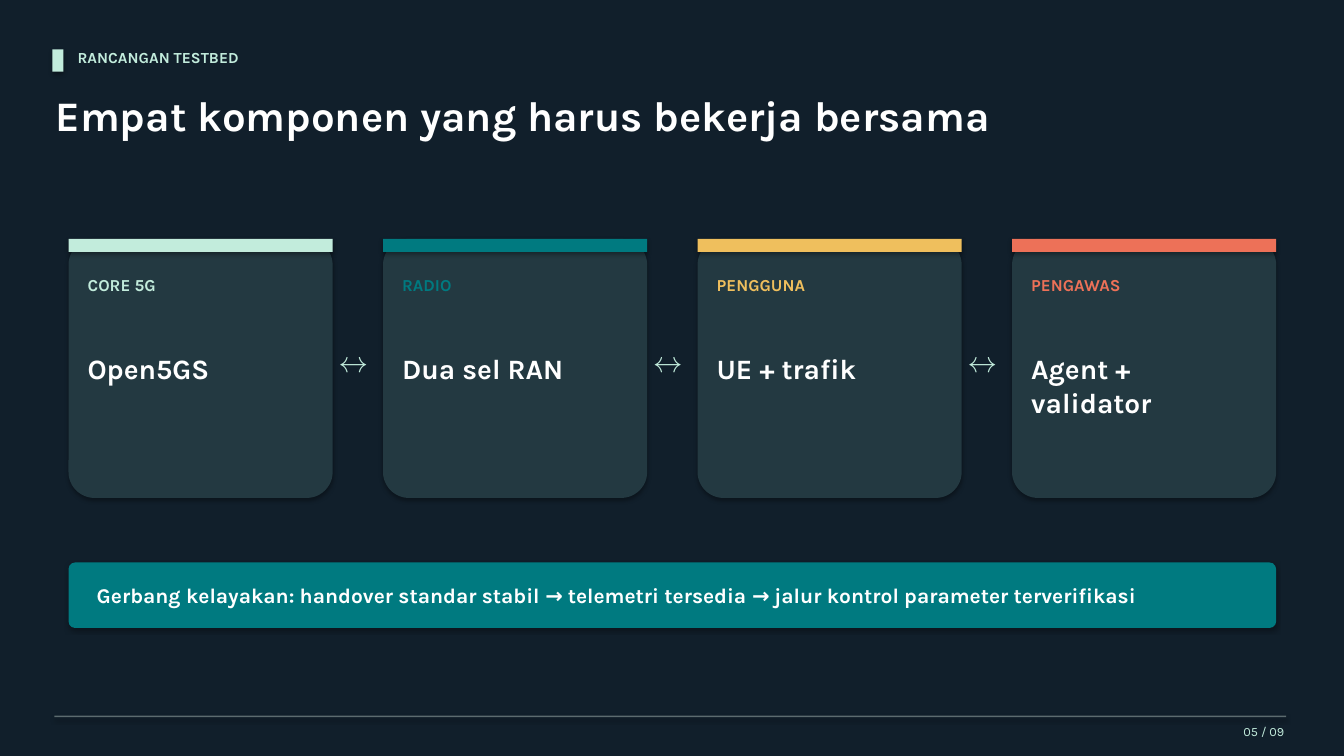
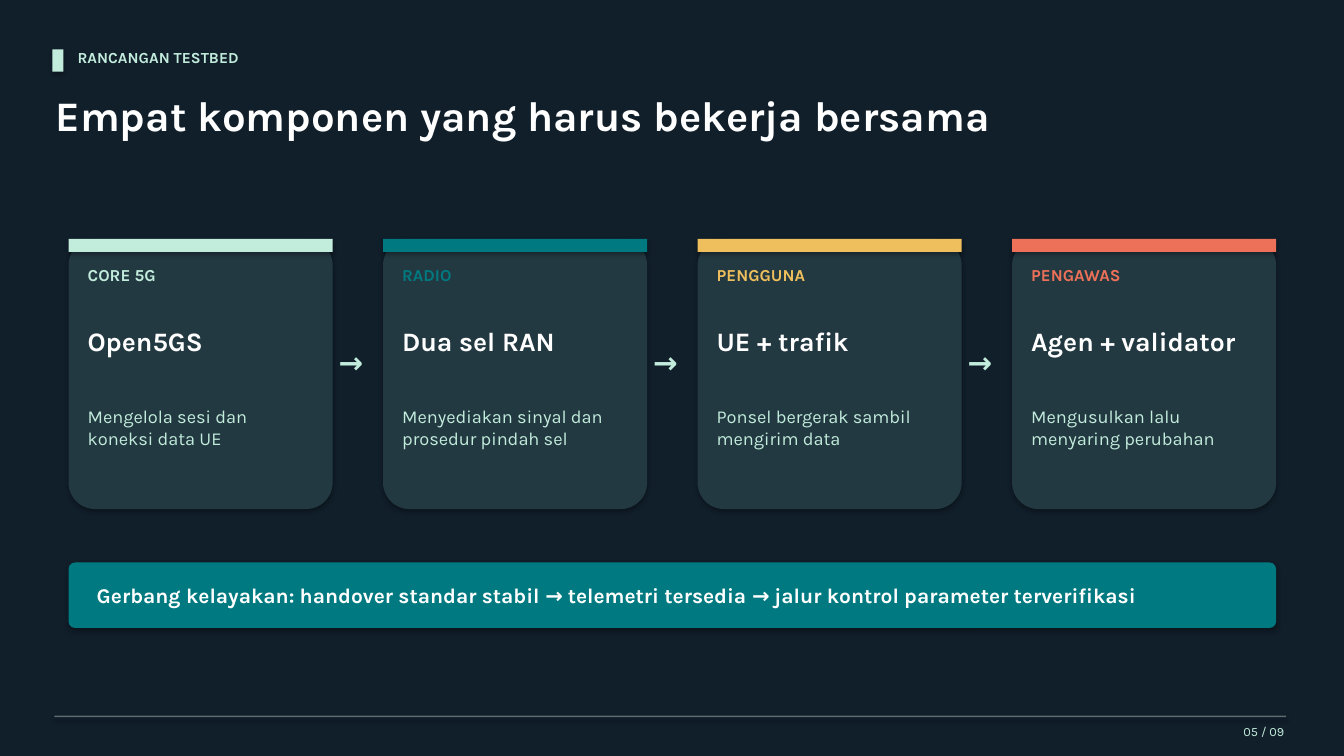
Before and after one commit to Neiljustiin/Codex-Cloud, a slide deck: slide 5 of Pitchdeck_TA_Supervisory_Agent_Alternatif.pptx. Drawn at 1344x756 pixels with LibreOffice and Linux fonts; fonts in the diff are those of the drawing. Boxes give left, top, right and bottom in pixels: in the first picture for what was removed or moved away, otherwise in the second. Text is boxed around its words. In the diff, an @@ line names an element or a change of style, - is before the commit and + after.

```diff
--- a/Pitchdeck_TA_Supervisory_Agent_Alternatif.pptx
+++ b/Pitchdeck_TA_Supervisory_Agent_Alternatif.pptx
@@ rounded rectangle: place and size @@
-rounded rectangle at (69,239,333,498)
+rounded rectangle at (69,239,333,509)
@@ rounded rectangle: place and size @@
-rounded rectangle at (383,239,647,498)
+rounded rectangle at (383,239,647,509)
@@ rounded rectangle: place and size @@
-rounded rectangle at (698,239,962,498)
+rounded rectangle at (698,239,962,509)
@@ rounded rectangle: place and size @@
-rounded rectangle at (1012,239,1276,498)
+rounded rectangle at (1012,239,1276,509)
@@ 3 texts: place and size @@
-3 texts at (88,280,1120,291)
+3 texts at (88,270,1120,281)
@@ text "Open5GS": place and size @@
-text "Open5GS" at (88,360,210,386)
+text "Open5GS" at (88,333,203,358)
@@ text "Dua sel RAN": place and size @@
-text "Dua sel RAN" at (402,359,564,380)
+text "Dua sel RAN" at (402,332,555,352)
@@ size 20 to 19 pt in 3 elements at (88,333,203,358), (402,332,555,352), (717,332,848,352) @@
@@ text "UE + trafik": place and size @@
-text "UE + trafik" at (717,359,857,380)
+text "UE + trafik" at (717,332,848,352)
@@ text at (338,343,375,391): text changed @@
-↔
+→
@@ text at (652,343,690,391): text changed @@
-↔
+→
@@ text at (967,343,1004,391): text changed @@
-↔
+→
@@ text at (1031,332,1235,358): text changed; size 20 to 19 pt @@
-Agent + validator
+Agen + validator
@@ text added at (88,410,247,445), 13 pt, text #C2ECDC @@
+Mengelola sesi dan koneksi data UE
@@ text added at (402,410,603,450), 13 pt, text #C2ECDC @@
+Menyediakan sinyal dan prosedur pindah sel
@@ text added at (717,410,911,450), 13 pt, text #C2ECDC @@
+Ponsel bergerak sambil mengirim data
@@ text added at (1031,410,1214,450), 13 pt, text #C2ECDC @@
+Mengusulkan lalu menyaring perubahan
```
Also in this commit, not shown: 6 other slides changed, 1 other file.
